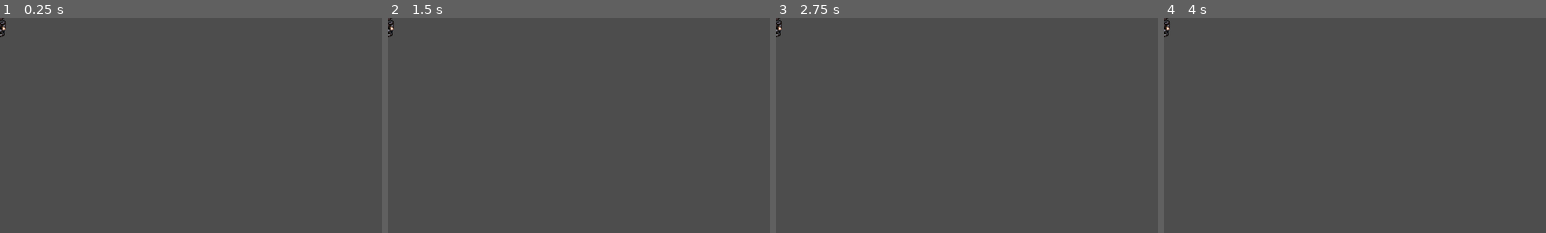
Above: before the commit, frames 1-4 (left to right).
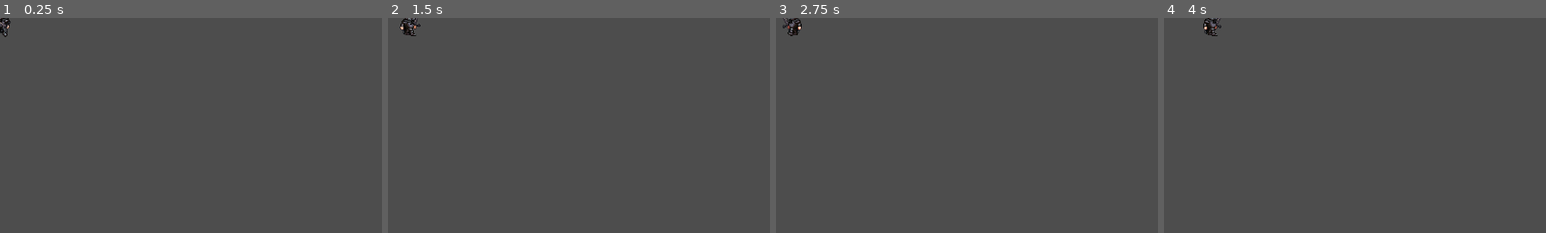
Above: after the commit, the same moments.

Repository: Persekz/idle-test
Game: Godot game, scene res://Cenas/player.tscn
The game is run twice, just before and just after one commit, with the same random seed, the same clock (stepped at 60 frames per second) and the same inputs. Before the commit the project has no main scene; this scene is started directly in both runs.
Inputs:
- Up to frame 1 (0.25 s): no input
- Up to frame 2 (1.5 s): tap Enter (ui_accept) at 0.5, 0.77, 0.8, 1.07, 1.35 s; hold Right (ui_right) from 0.53 s (still down); tap Q (attack, bound only after the commit) at 0.6 s
- Up to frame 3 (2.75 s): tap Enter (ui_accept) at 1.52, 1.82, 2.3 s; tap Q (attack, bound only after the commit) at 1.55, 2.1 s; release Right (ui_right) at 2.03 s; hold Left (ui_left) from 2.03 s (still down)
- Up to frame 4 (4 s): release Left (ui_left) at 2.78 s; hold Right (ui_right) from 2.78 s (still down); tap Q (attack, bound only after the commit) at 2.85 s; tap Enter (ui_accept) at 3.02, 3.32, 3.5, 3.6, 3.77 s
The pictures show only the part of the screen within x 0-50%, y 0-50%; the shares and areas given below are measured in that part.

The runs differ from the first frame. In frame 1, 0.1% of the frame differs, in the area x 0-3%, y 0-9%; in frame 2, 0.3%, in the area x 0-9%, y 0-9%; in frame 3, 0.3%; in frame 4, 0.3%.

Commit message:
Scripit com move e atk rodando clean

Diff:
--- a/Cenas/player.tscn
+++ b/Cenas/player.tscn
@@ -2,6 +2,7 @@
 
 [ext_resource type="Texture2D" uid="uid://blgcaa0rp1q5o" path="res://Assets/Player/BlackW_slash.png" id="1_5p0qj"]
 [ext_resource type="Texture2D" uid="uid://d1fsswsrwd0f1" path="res://Assets/Player/BlackW_idle.png" id="1_ytnb3"]
+[ext_resource type="Script" uid="uid://cm1ot61paeuir" path="res://Scripts/player.gd" id="1_yuqgu"]
 [ext_resource type="Texture2D" uid="uid://s4gh3dkbsd8i" path="res://Assets/Player/BlackW_hurt.png" id="2_yuqgu"]
 [ext_resource type="Texture2D" uid="uid://blifeb12baoe8" path="res://Assets/Player/BlackW_walk.png" id="4_jx05c"]
 
@@ -372,7 +373,7 @@
 }]
 
 [sub_resource type="RectangleShape2D" id="RectangleShape2D_o8gyg"]
-size = Vector2(94, 37)
+size = Vector2(113, 43)
 
 [sub_resource type="Animation" id="Animation_5p0qj"]
 length = 0.001
@@ -435,6 +436,18 @@
 "transitions": PackedFloat32Array(1),
 "update": 1,
 "values": [false]
+}
+tracks/5/type = "value"
+tracks/5/imported = false
+tracks/5/enabled = true
+tracks/5/path = NodePath("AreaAttack/CollisionShape2D:position")
+tracks/5/interp = 1
+tracks/5/loop_wrap = true
+tracks/5/keys = {
+"times": PackedFloat32Array(0),
+"transitions": PackedFloat32Array(1),
+"update": 0,
+"values": [Vector2(5.5, -17.5)]
 }
 
 [sub_resource type="Animation" id="Animation_uojvw"]
@@ -492,14 +505,14 @@
 tracks/4/type = "value"
 tracks/4/imported = false
 tracks/4/enabled = true
-tracks/4/path = NodePath("AreaAttack/CollisionShape2D:disabled")
+tracks/4/path = NodePath("AreaAttack/CollisionShape2D:position")
 tracks/4/interp = 1
 tracks/4/loop_wrap = true
 tracks/4/keys = {
 "times": PackedFloat32Array(0, 0.5),
 "transitions": PackedFloat32Array(1, 1),
 "update": 0,
-"values": [Vector2(11, -16.9375), Vector2(11, -16.9375)]
+"values": [Vector2(5.5, -17.5), Vector2(5.5, -17.5)]
 }
 tracks/5/type = "value"
 tracks/5/imported = false
@@ -755,8 +768,10 @@
 }
 
 [node name="Player" type="CharacterBody2D" unique_id=480751527]
+script = ExtResource("1_yuqgu")
 
 [node name="Sprite2D" type="Sprite2D" parent="." unique_id=561569198]
+visible = false
 texture = ExtResource("1_5p0qj")
 hframes = 5
 vframes = 4
@@ -767,17 +782,17 @@
 shape = SubResource("RectangleShape2D_8j2xx")
 
 [node name="AnimatedSprite2D" type="AnimatedSprite2D" parent="." unique_id=1123711669]
-visible = false
 position = Vector2(1, 0)
 sprite_frames = SubResource("SpriteFrames_pmvhq")
-animation = &"IdleFront"
+animation = &"Die"
 
 [node name="AreaAttack" type="Area2D" parent="." unique_id=1649030592]
 
 [node name="CollisionShape2D" type="CollisionShape2D" parent="AreaAttack" unique_id=1746956128]
-position = Vector2(15, -14.5)
+position = Vector2(5.5, -17.5)
 shape = SubResource("RectangleShape2D_o8gyg")
-disabled = true
 
 [node name="AnimationPlayer" type="AnimationPlayer" parent="." unique_id=528263785]
 libraries/ = SubResource("AnimationLibrary_kbfte")
+
+[connection signal="animation_finished" from="AnimationPlayer" to="." method="_on_animation_finished"]
--- a/Scripts/player.gd
+++ b/Scripts/player.gd
@@ -1,25 +1,119 @@
 extends CharacterBody2D
 
 
-const SPEED = 300.0
-const JUMP_VELOCITY = -400.0
+@export var speed: float = 80
+@export var max_health: int = 10
+
+var health: int = max_health
+var is_attacking: bool = false
+var last_direction: Vector2 = Vector2.DOWN
+var ataque: int = 10
+
+@onready var sprite: Sprite2D = $Sprite2D
+@onready var anim_sprite: AnimatedSprite2D = $AnimatedSprite2D
+@onready var anim_player: AnimationPlayer = $AnimationPlayer
+@onready var area_attack: Area2D = $AreaAttack
 
 
-func _physics_process(delta: float) -> void:
-	# Add the gravity.
-	if not is_on_floor():
-		velocity += get_gravity() * delta
-
-	# Handle jump.
-	if Input.is_action_just_pressed("ui_accept") and is_on_floor():
-		velocity.y = JUMP_VELOCITY
-
-	# Get the input direction and handle the movement/deceleration.
-	# As good practice, you should replace UI actions with custom gameplay actions.
-	var direction := Input.get_axis("ui_left", "ui_right")
-	if direction:
-		velocity.x = direction * SPEED
+func _physics_process(_delta: float) -> void:
+	if is_attacking:
+		velocity = Vector2.ZERO
 	else:
-		velocity.x = move_toward(velocity.x, 0, SPEED)
+		get_input()
 
 	move_and_slide()
+	animate()
+
+
+func get_input() -> void:
+	var x_input = Input.get_action_strength("move_right") - Input.get_action_strength("move_left")
+	var y_input = Input.get_action_strength("move_down") - Input.get_action_strength("move_up")
+
+	var input_vector = Vector2(x_input, y_input).normalized()
+	velocity = input_vector * speed
+
+	if input_vector != Vector2.ZERO:
+		# Mantém apenas uma direção principal
+		if abs(input_vector.x) > abs(input_vector.y):
+			last_direction = Vector2.RIGHT if input_vector.x > 0 else Vector2.LEFT
+		else:
+			last_direction = Vector2.DOWN if input_vector.y > 0 else Vector2.UP
+
+	if Input.is_action_just_pressed("attack") and not is_attacking:
+		start_attack()
+
+
+func start_attack() -> void:
+	is_attacking = true
+	velocity = Vector2.ZERO
+
+	anim_sprite.visible = false
+	sprite.visible = true
+
+	match last_direction:
+		Vector2.UP:
+			anim_player.play("SlashBack")
+		Vector2.DOWN:
+			anim_player.play("SlashFront")
+		Vector2.LEFT:
+			anim_player.play("SlashLeft")
+		Vector2.RIGHT:
+			anim_player.play("SlashRight")
+		_:
+			anim_player.play("SlashFront")
+
+
+func _on_animation_finished(anim_name: StringName) -> void:
+	if anim_name.begins_with("Slash"):
+		is_attacking = false
+		sprite.visible = false
+		anim_sprite.visible = true
+
+
+func animate() -> void:
+	if is_attacking:
+		return
+
+	if velocity == Vector2.ZERO:
+		match last_direction:
+			Vector2.UP:
+				if anim_sprite.sprite_frames.has_animation("IdleBack"):
+					anim_sprite.play("IdleBack")
+
+			Vector2.DOWN:
+				if anim_sprite.sprite_frames.has_animation("IdleFront"):
+					anim_sprite.play("IdleFront")
+
+			Vector2.LEFT:
+				if anim_sprite.sprite_frames.has_animation("IdleLeft"):
+					anim_sprite.play("IdleLeft")
+
+			Vector2.RIGHT:
+				if anim_sprite.sprite_frames.has_animation("IdleRight"):
+					anim_sprite.play("IdleRight")
+	else:
+		var dir = velocity.normalized()
+
+		if abs(dir.x) > abs(dir.y):
+			anim_sprite.play("WalkRight" if dir.x > 0 else "WalkLeft")
+		else:
+			anim_sprite.play("WalkFront" if dir.y > 0 else "WalkBack")
+
+
+func take_damage(amount: int) -> void:
+	if health <= 0:
+		return
+
+	health -= amount
+
+	if health <= 0:
+		die()
+
+
+func die() -> void:
+	anim_sprite.play("Die")
+	set_process(false)
+	set_physics_process(false)
+
+func _ready() -> void:
+	print(anim_sprite.sprite_frames.get_animation_names())
--- a/project.godot
+++ b/project.godot
@@ -11,6 +11,7 @@
 [application]
 
 config/name="IdleTest"
+run/main_scene="uid://cted37xje4yre"
 config/features=PackedStringArray("4.7", "GL Compatibility")
 config/icon="res://icon.svg"
 
@@ -20,6 +21,43 @@
 window/size/viewport_height=720
 window/stretch/mode="canvas_items"
 window/stretch/scale_mode="integer"
+
+[input]
+
+move_right={
+"deadzone": 0.2,
+"events": [Object(InputEventKey,"resource_local_to_scene":false,"resource_name":"","device":-1,"window_id":0,"alt_pressed":false,"shift_pressed":false,"ctrl_pressed":false,"meta_pressed":false,"pressed":false,"keycode":0,"physical_keycode":68,"key_label":0,"unicode":100,"location":0,"echo":false,"script":null)
+, Object(InputEventKey,"resource_local_to_scene":false,"resource_name":"","device":-1,"window_id":0,"alt_pressed":false,"shift_pressed":false,"ctrl_pressed":false,"meta_pressed":false,"pressed":false,"keycode":0,"physical_keycode":4194321,"key_label":0,"unicode":0,"location":0,"echo":false,"script":null)
+]
+}
+move_left={
+"deadzone": 0.2,
+"events": [Object(InputEventKey,"resource_local_to_scene":false,"resource_name":"","device":-1,"window_id":0,"alt_pressed":false,"shift_pressed":false,"ctrl_pressed":false,"meta_pressed":false,"pressed":false,"keycode":0,"physical_keycode":65,"key_label":0,"unicode":97,"location":0,"echo":false,"script":null)
+, Object(InputEventKey,"resource_local_to_scene":false,"resource_name":"","device":-1,"window_id":0,"alt_pressed":false,"shift_pressed":false,"ctrl_pressed":false,"meta_pressed":false,"pressed":false,"keycode":0,"physical_keycode":4194319,"key_label":0,"unicode":0,"location":0,"echo":false,"script":null)
+]
+}
+move_down={
+"deadzone": 0.2,
+"events": [Object(InputEventKey,"resource_local_to_scene":false,"resource_name":"","device":-1,"window_id":0,"alt_pressed":false,"shift_pressed":false,"ctrl_pressed":false,"meta_pressed":false,"pressed":false,"keycode":0,"physical_keycode":83,"key_label":0,"unicode":115,"location":0,"echo":false,"script":null)
+, Object(InputEventKey,"resource_local_to_scene":false,"resource_name":"","device":-1,"window_id":0,"alt_pressed":false,"shift_pressed":false,"ctrl_pressed":false,"meta_pressed":false,"pressed":false,"keycode":0,"physical_keycode":4194322,"key_label":0,"unicode":0,"location":0,"echo":false,"script":null)
+]
+}
+move_up={
+"deadzone": 0.2,
+"events": [Object(InputEventKey,"resource_local_to_scene":false,"resource_name":"","device":-1,"window_id":0,"alt_pressed":false,"shift_pressed":false,"ctrl_pressed":false,"meta_pressed":false,"pressed":false,"keycode":0,"physical_keycode":87,"key_label":0,"unicode":119,"location":0,"echo":false,"script":null)
+, Object(InputEventKey,"resource_local_to_scene":false,"resource_name":"","device":-1,"window_id":0,"alt_pressed":false,"shift_pressed":false,"ctrl_pressed":false,"meta_pressed":false,"pressed":false,"keycode":0,"physical_keycode":4194320,"key_label":0,"unicode":0,"location":0,"echo":false,"script":null)
+]
+}
+attack={
+"deadzone": 0.2,
+"events": [Object(InputEventKey,"resource_local_to_scene":false,"resource_name":"","device":-1,"window_id":0,"alt_pressed":false,"shift_pressed":false,"ctrl_pressed":false,"meta_pressed":false,"pressed":false,"keycode":0,"physical_keycode":81,"key_label":0,"unicode":113,"location":0,"echo":false,"script":null)
+]
+}
+interact={
+"deadzone": 0.2,
+"events": [Object(InputEventKey,"resource_local_to_scene":false,"resource_name":"","device":-1,"window_id":0,"alt_pressed":false,"shift_pressed":false,"ctrl_pressed":false,"meta_pressed":false,"pressed":false,"keycode":0,"physical_keycode":69,"key_label":0,"unicode":101,"location":0,"echo":false,"script":null)
+]
+}
 
 [physics]
 
